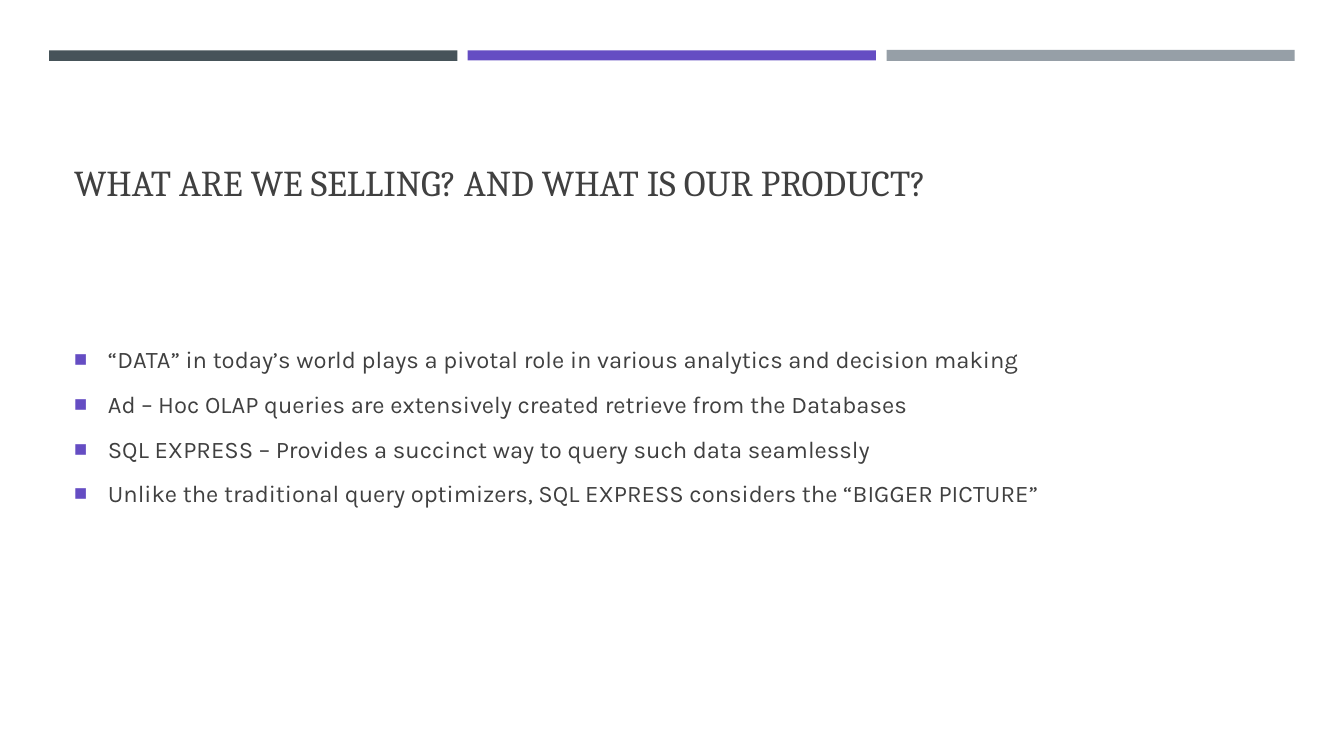
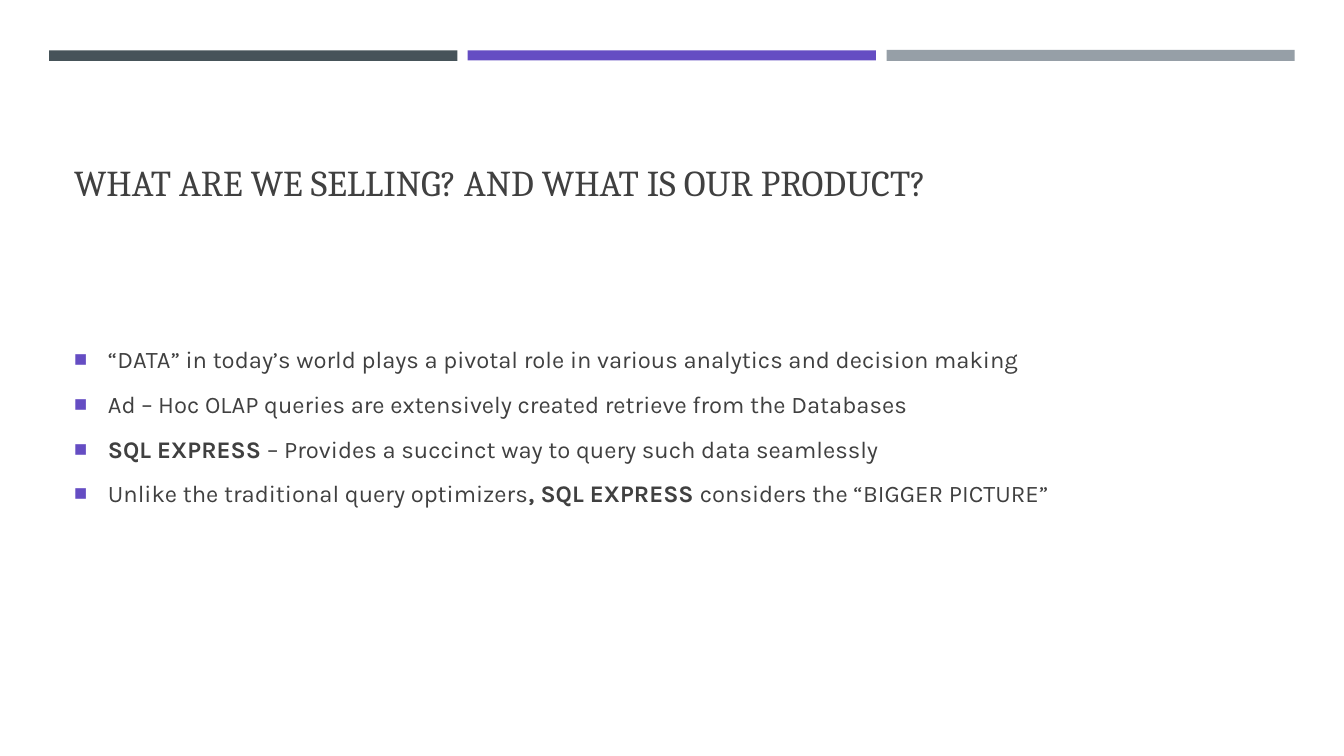
Before and after one commit to athiban94/Query-Optimizer, a slide deck: slide 2 of PPT/PPT-Presentation.pptx. Drawn at 1344x756 pixels with LibreOffice and Linux fonts; fonts in the diff are those of the drawing. Boxes give left, top, right and bottom in pixels: in the first picture for what was removed or moved away, otherwise in the second. Text is boxed around its words. In the diff, an @@ line names an element or a change of style, - is before the commit and + after.

```diff
--- a/PPT/PPT-Presentation.pptx
+++ b/PPT/PPT-Presentation.pptx
@@ text at (x1=108, y1=441, x2=1048, y2=508): bold on in "SQL EXPRESS", "optimizers, SQL EXPRESS" @@
```
Also in this commit, not shown: 3 other files.
